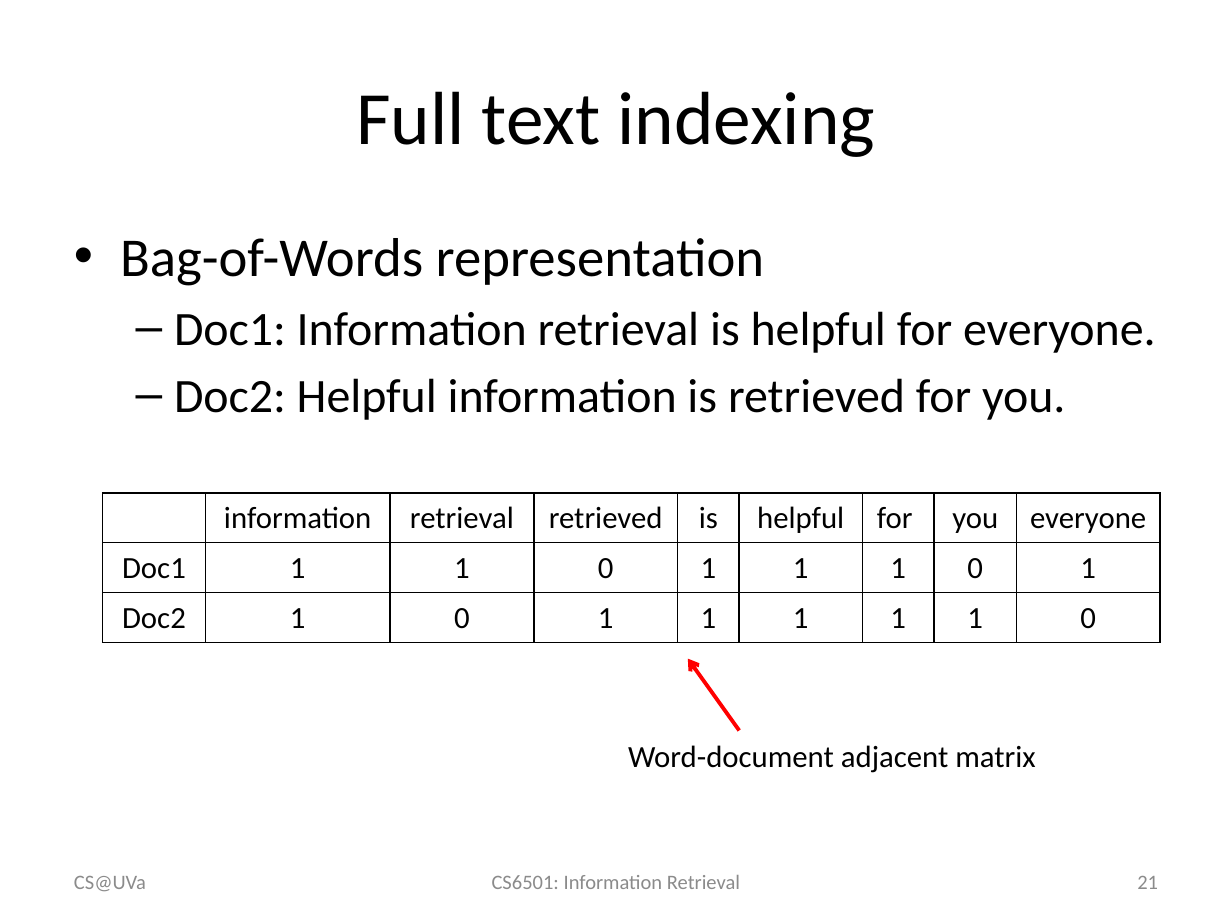
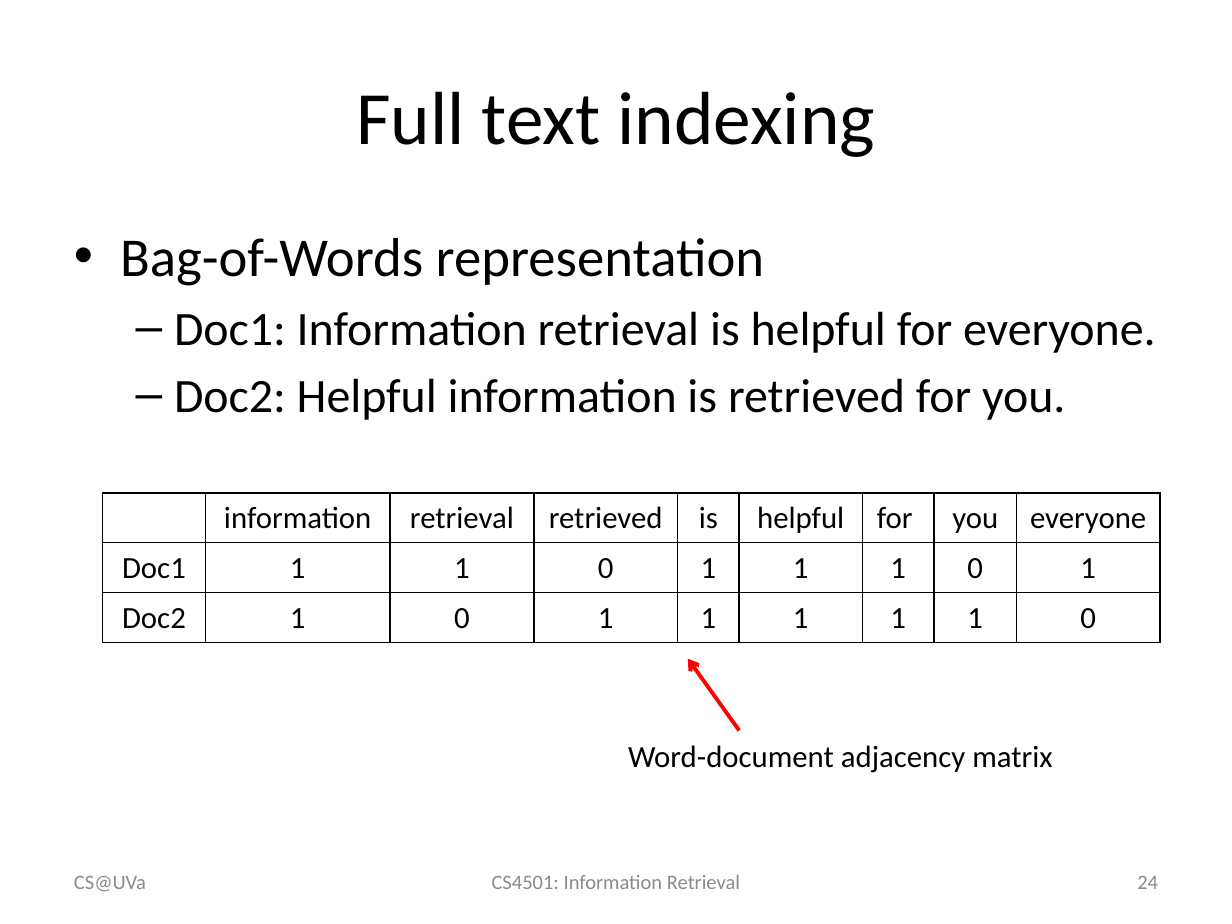
Before and after one commit to wang296/IR2015, a slide deck: slide 24 of docs/Crawler and Text Analysis.pptx (slide 21 before the commit). Drawn at 1232x924 pixels with LibreOffice and Linux fonts; fonts in the diff are those of the drawing. Boxes give left, top, right and bottom in pixels: in the first picture for what was removed or moved away, otherwise in the second. Text is boxed around its words. In the diff, an @@ line names an element or a change of style, - is before the commit and + after.

```diff
--- a/docs/Crawler and Text Analysis.pptx
+++ b/docs/Crawler and Text Analysis.pptx
@@ text at [628, 745, 1052, 773]: text changed @@
-Word-document adjacent matrix
+Word-document adjacency matrix
@@ text at [492, 875, 740, 889]: text changed @@
-CS6501: Information Retrieval
+CS4501: Information Retrieval
@@ page number at [1137, 876, 1158, 889]: text changed @@
-21
+24
```
Also in this commit, not shown: 34 other slides changed, 4 slides added, 4 other files.
